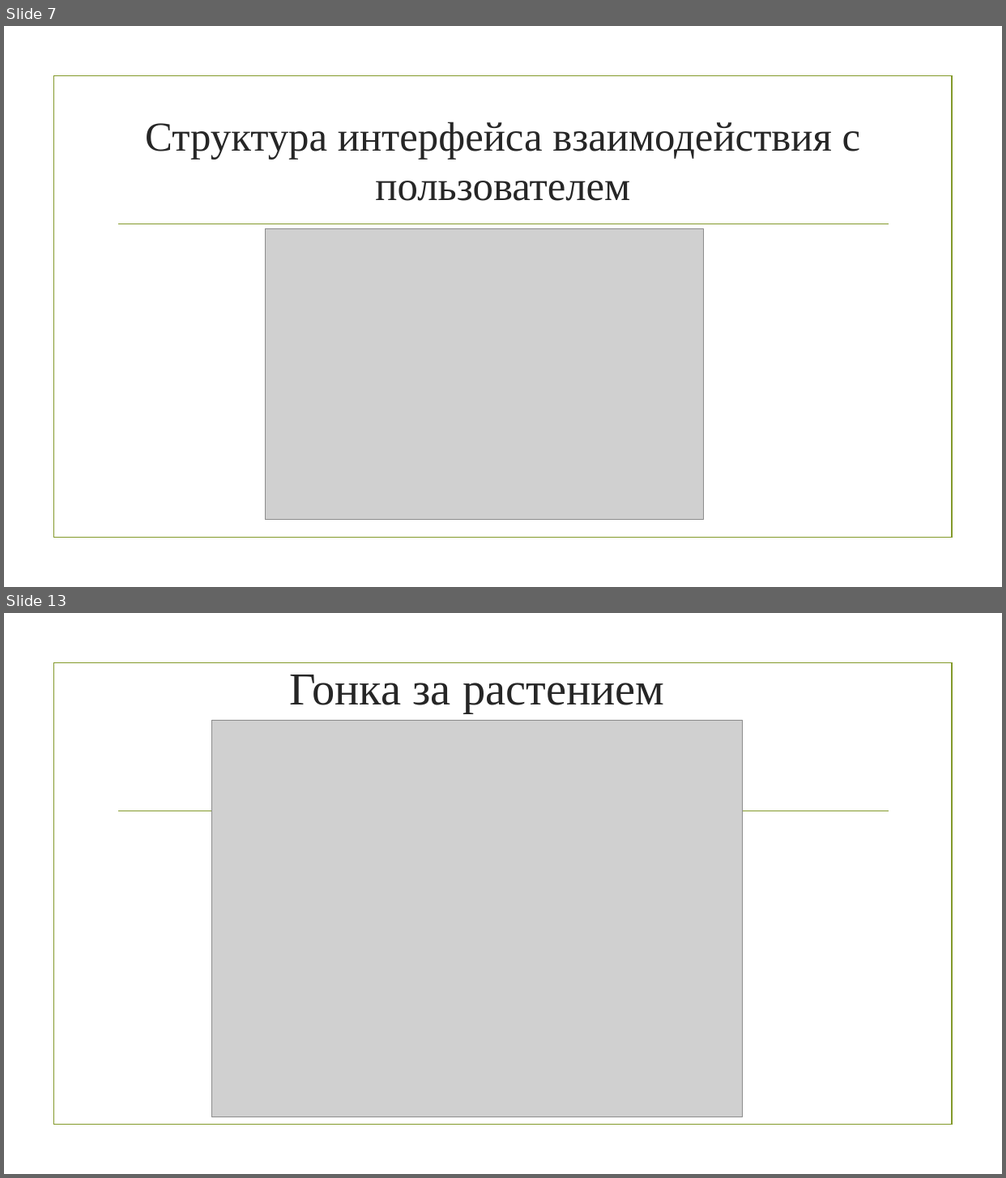
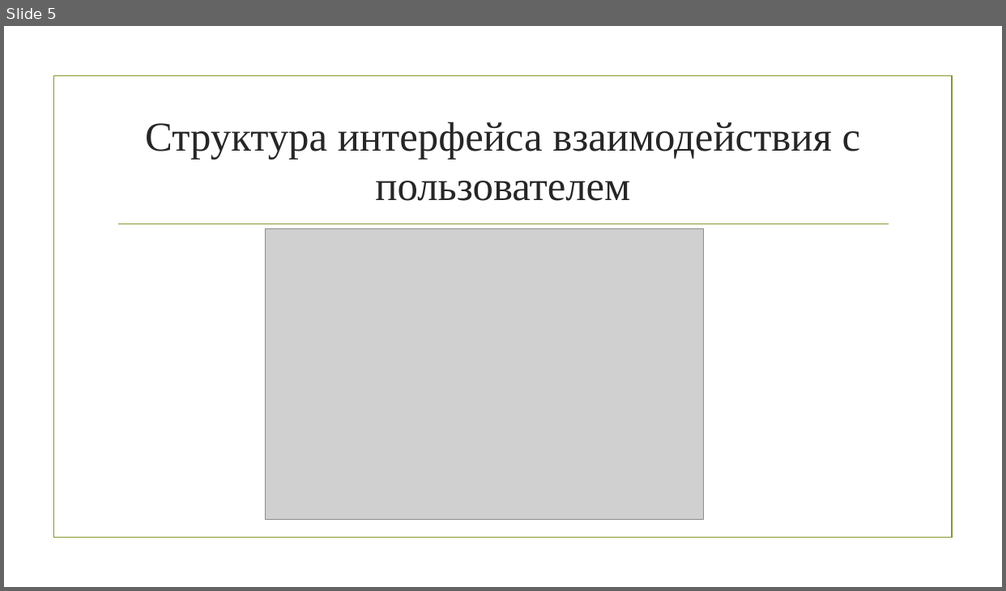
Before and after one commit to gitGUAP/Sem5, a slide deck: OOP/pres.pptx. Shown one above the other, each under a label of ours: slides 7 and 13 before the commit, slide 5 after it; the slides between them are not shown. The pictures are 1006x1178 and 1006x591 pixels, drawn with LibreOffice and Linux fonts; fonts in the diff are those of the drawing; grey boxes stand for pictures; background and template pictures are left out. Boxes give left, top, right and bottom in pixels: in the first picture for what was removed or moved away, otherwise in the second. Text is boxed around its words. In the diff, an @@ line names an element or a change of style, - is before the commit and + after.

```diff
--- a/OOP/pres.pptx
+++ b/OOP/pres.pptx
@@ slide 13 removed at <box>4,613,1002,1174</box>, background picture (left out); not listed: 2 template elements that a slide beside it also shows @@
@@ title removed at <box>290,675,664,713</box> @@
-Гонка за растением
@@ picture removed at <box>212,720,743,1118</box> @@
@@ what was slide 7 is now slide 5 @@
```
Also in this commit, not shown: 6 slides changed, 3 slides added, 5 other slides removed, 2 other files.
